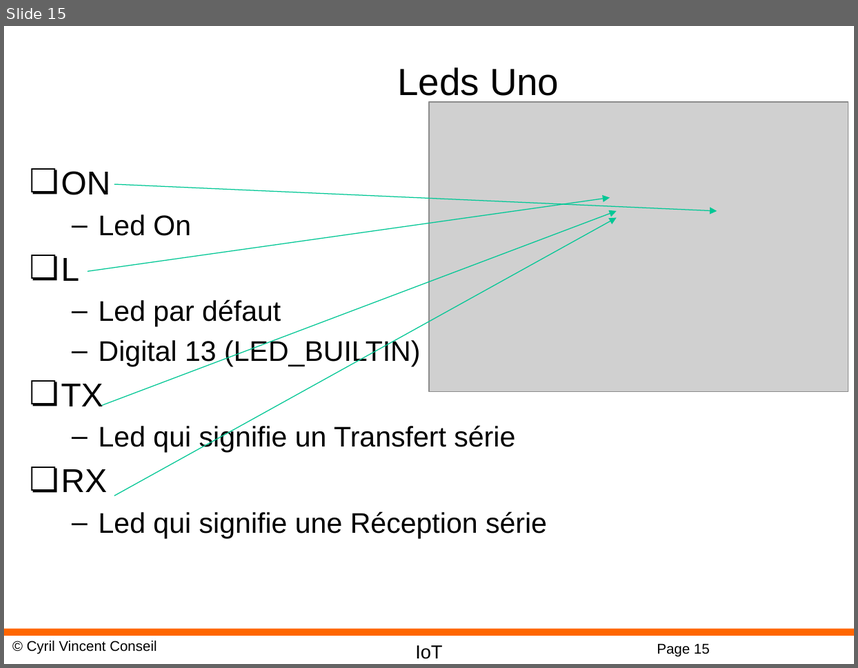
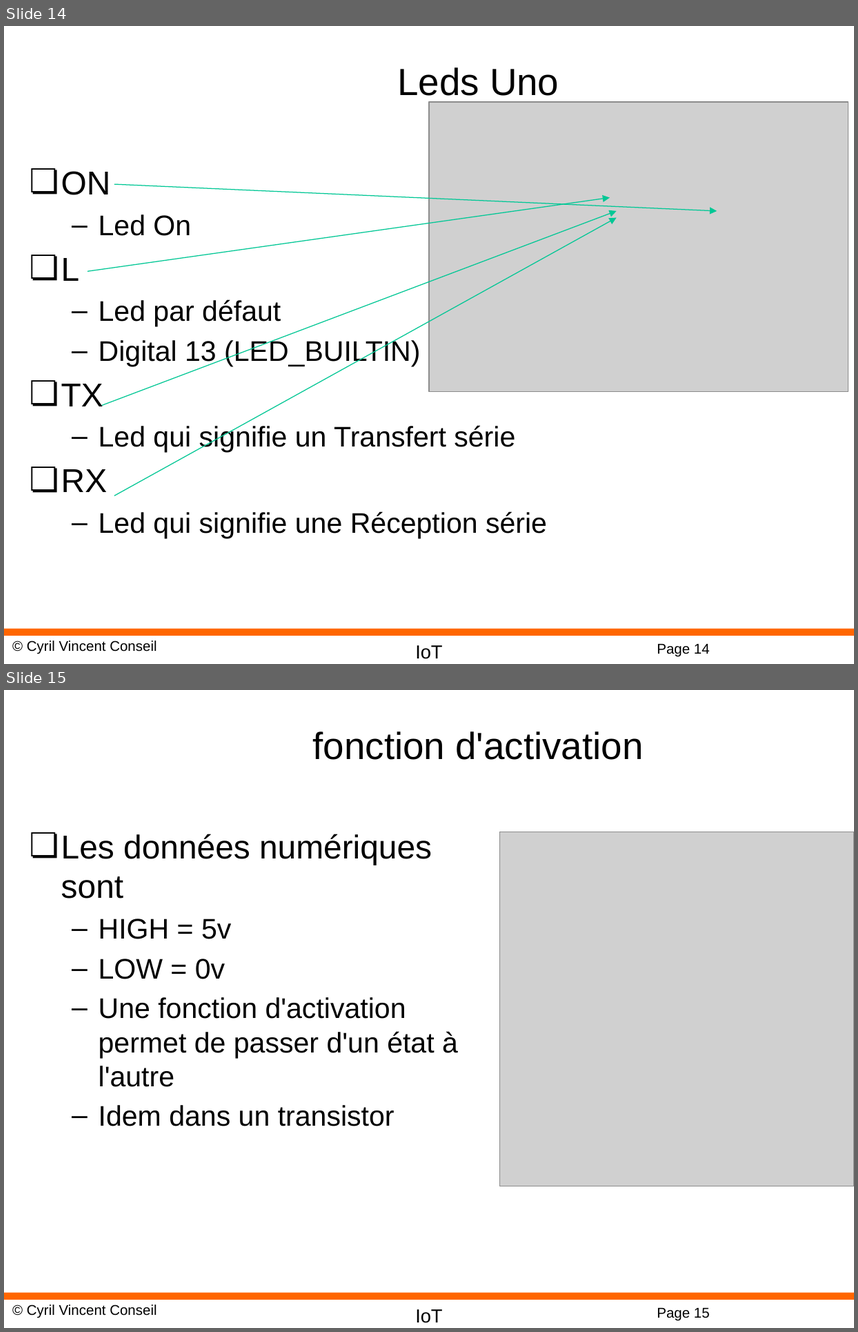
Before and after one commit to cyrilvincent/IoT, a slide deck: ppt/IoT03-ArduinoCabling.pptx. Shown one above the other, each under a label of ours: slide 15 before the commit, slides 14 and 15 after it. The pictures are 858x668 and 858x1332 pixels, drawn with LibreOffice and Linux fonts; fonts in the diff are those of the drawing; grey boxes stand for pictures; background and template pictures are left out. Boxes give left, top, right and bottom in pixels: in the first picture for what was removed or moved away, otherwise in the second. Text is boxed around its words. In the diff, an @@ line names an element or a change of style, - is before the commit and + after.

```diff
--- a/ppt/IoT03-ArduinoCabling.pptx
+++ b/ppt/IoT03-ArduinoCabling.pptx
@@ slide 15 added at [4, 690, 854, 1328], background #FFFFFF; not listed: 4 template elements that a slide beside it also shows @@
@@ title added at [313, 731, 643, 760], 32 pt, text #000000 @@
+fonction d'activation
@@ text added at [61, 834, 458, 1126], 24 pt, text #000000 @@
+❏ Les données numériques sont
+  – HIGH = 5v
+  – LOW = 0v
+  – Une fonction d'activation permet de passer d'un état à l'autre
+  – Idem dans un transistor
@@ picture added at [499, 832, 854, 1186] @@
@@ what was slide 15 is now slide 14 @@
@@ page number at [657, 644, 710, 657]: text changed @@
-Page 15
+Page 14
```
Also in this commit, not shown: 2 slides changed, 3 other slides added, 1 slide removed, 35 other files.
